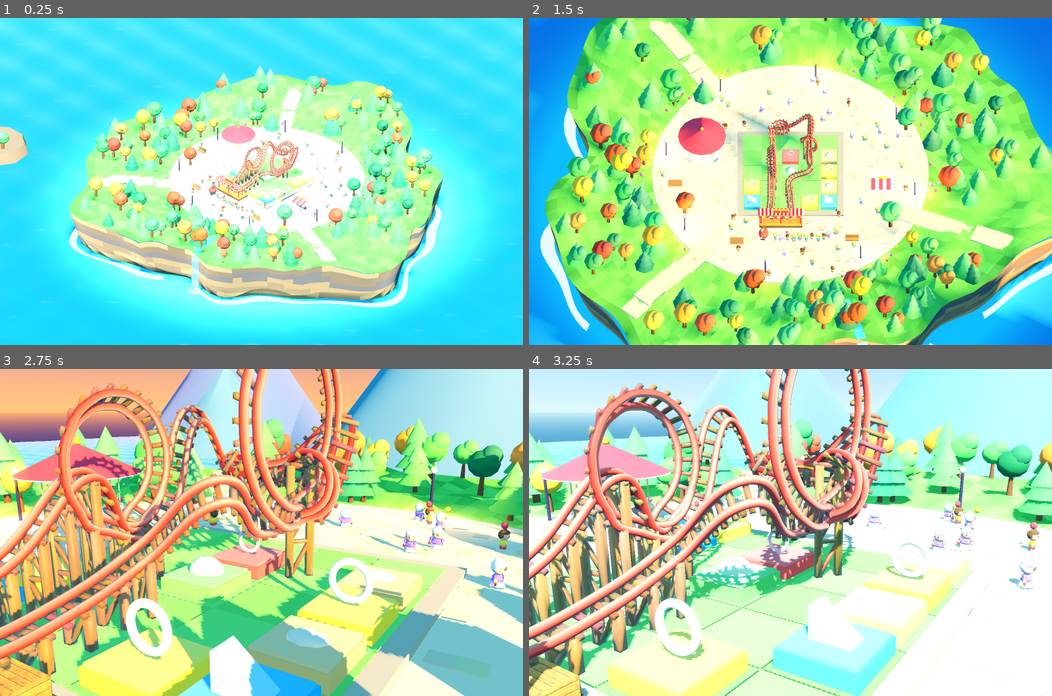
Above: before the commit, frames 1-4 (two rows, left to right).
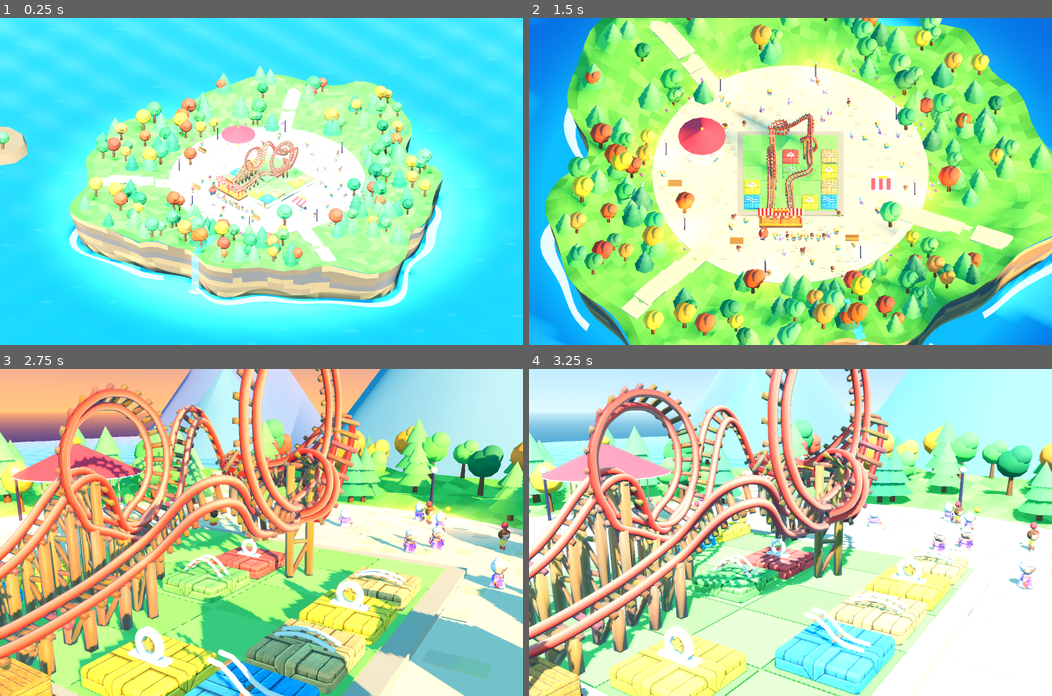
Above: after the commit, the same moments.

Repository: xaxusmaraxus/loophole
Game: Godot game, scene res://main.tscn
The game is run twice, just before and just after one commit, with the same random seed, the same clock (stepped at 60 frames per second) and the same inputs.
Inputs:
- Up to frame 1 (0.25 s): no input
- Up to frame 2 (1.5 s): tap Enter at 0.5 s; hold Right 0.53-1.28 s; tap C at 0.6 s; hold Down from 1.28 s (still down); tap T at 1.35 s
- Up to frame 3 (2.75 s): release Down at 2.03 s; hold Right from 2.03 s (still down); tap C at 2.1 s
- Up to frame 4 (3.25 s): tap Space at 2.75 s; release Right at 2.78 s; hold Up from 2.78 s (still down); tap T at 2.85 s

The runs differ from the first frame. In frame 1, 0.4% of the frame differs, in the area x 36-67%, y 35-63%; in frame 2, 1.3%; in frame 3, 14%, in the area x 0-98%, y 38-100%; in frame 4, 11%.

Commit message:
Add painted tiles, station and textured characters; repaint the track
- tile_1..7: tier-tinted painted crates with sculpted icons (kit.tube, kit.star)
- station: plank deck, striped canopy over the front half, gold sign; GPT-painted plank, canopy and gold textures
- Guests and Barry: concept-sheet front views projected onto their front faces (kit.front_paint), colors bled past the silhouette; Barry's modeled face removed
- Track: saturation and outline tuned, ties and wood lightened
- Blender: images reload from disk; previews show textures and a tile lineup
- Status in asset-brief.md

Co-Authored-By: Claude Opus 5.5 (1M context) <noreply@anthropic.com>
Claude-Session: https://claude.ai/code/session_01KYSBDsBy6oGhtpFBHn2v8i

Diff:
--- a/godot/main.gd
+++ b/godot/main.gd
@@ -156,23 +156,24 @@
 func _paint(root: Node) -> void:
 	if _brush == null:
 		_brush = load("res://assets/textures/painted_brush.png")
-	var stack: Array = [[root, _outline_width_of(root), root.get_meta("crisp", false)]]
+	var stack: Array = [[root, _outline_width_of(root), root.get_meta("crisp", false), root.get_meta("saturation", 1.35)]]
 	while not stack.is_empty():
 		var item: Array = stack.pop_back()
 		var n: Node = item[0]
 		var w: float = n.get_meta("outline_width", item[1])
 		var crisp: bool = n.get_meta("crisp", item[2])
+		var sat: float = n.get_meta("saturation", item[3])
 		for c in n.get_children():
-			stack.append([c, w, crisp])
+			stack.append([c, w, crisp, sat])
 		if not n is MeshInstance3D or (n as MeshInstance3D).mesh == null:
 			continue
 		var mi := n as MeshInstance3D
 		if mi.material_override:
-			mi.material_override = _painted_material(mi.material_override, w, mi.get_meta("ink", 0.0), mi.get_meta("crate", Vector3.ZERO), crisp, mi.get_meta("saturation", 1.35))
+			mi.material_override = _painted_material(mi.material_override, w, mi.get_meta("ink", 0.0), mi.get_meta("crate", Vector3.ZERO), crisp, sat)
 			continue
 		for i in mi.mesh.get_surface_count():
 			var src := mi.get_active_material(i)
-			mi.set_surface_override_material(i, _painted_material(src, w, 0.0, Vector3.ZERO, crisp))
+			mi.set_surface_override_material(i, _painted_material(src, w, 0.0, Vector3.ZERO, crisp, sat))
 
 
 ## Outline width inherited from the nearest ancestor with an "outline_width" meta.
@@ -650,6 +651,8 @@
 func _tile(tier: int) -> Node3D:
 	var n := Node3D.new()
 	if model("tile_%d" % tier, n, Vector3.ZERO):
+		# The crate textures are already tinted; a milder boost keeps them from glaring.
+		n.set_meta("saturation", 1.1)
 		return n
 	var col: Color = TIER_COLORS[tier]
 	box(Vector3(0.84, 0.2, 0.84), col, Vector3(0, 0.1, 0), n).set_meta("crate", Vector3(0.84, 0.84, 0.84))
Binary file changed: godot/assets/models/boss_barry.glb
Binary file added: godot/assets/models/boss_barry_boss_barry_front.png
Not shown, added: godot/assets/models/boss_barry_boss_barry_front.png.import
Binary file changed: godot/assets/models/guest_01.glb
Binary file added: godot/assets/models/guest_01_guest_01_front.png
Not shown, added: godot/assets/models/guest_01_guest_01_front.png.import
Binary file changed: godot/assets/models/guest_02.glb
Binary file added: godot/assets/models/guest_02_guest_02_front.png
Not shown, added: godot/assets/models/guest_02_guest_02_front.png.import
Binary file changed: godot/assets/models/guest_03.glb
Binary file added: godot/assets/models/guest_03_guest_03_front.png
Not shown, added: godot/assets/models/guest_03_guest_03_front.png.import
(and 84 more such lines)
